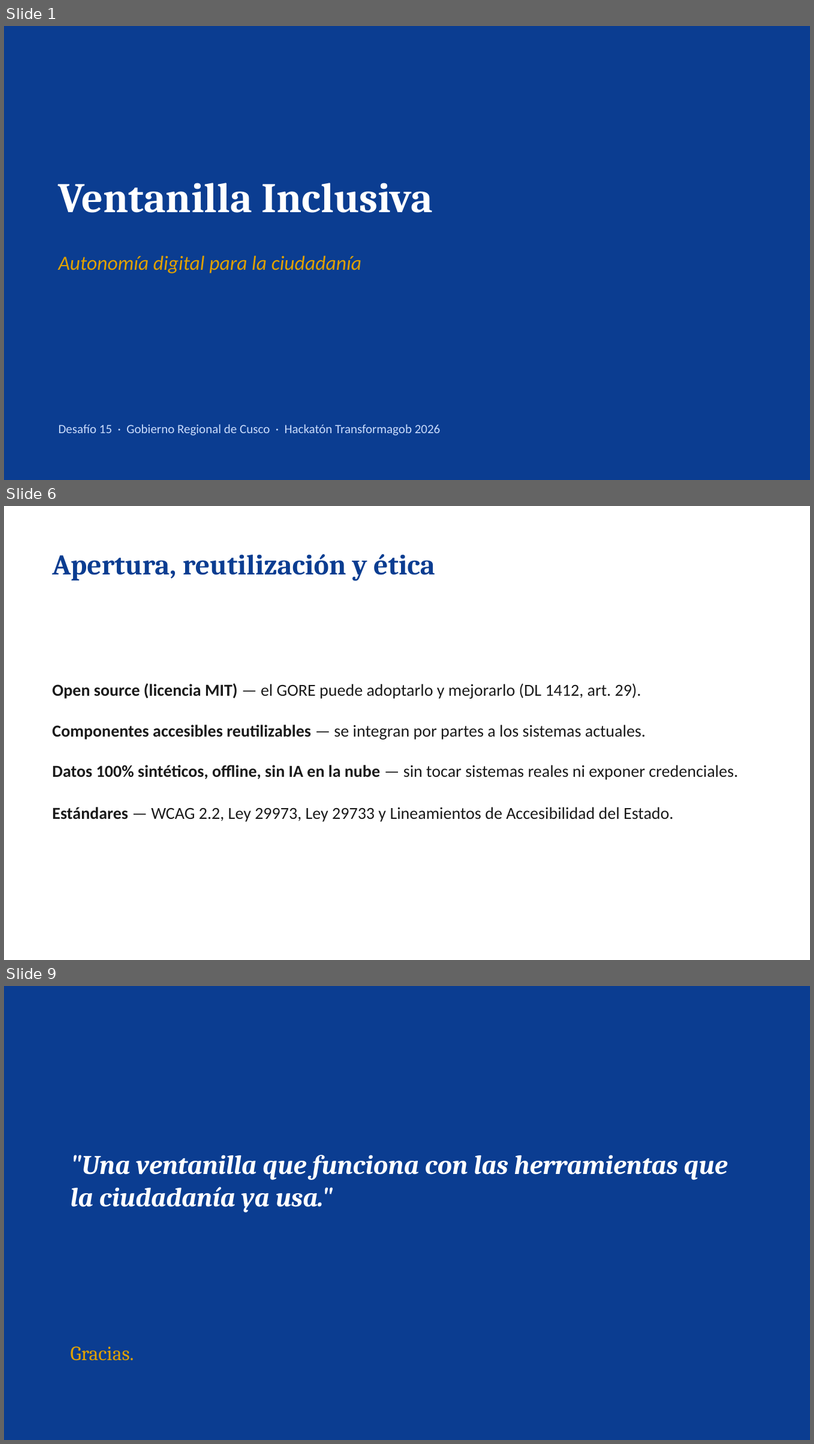
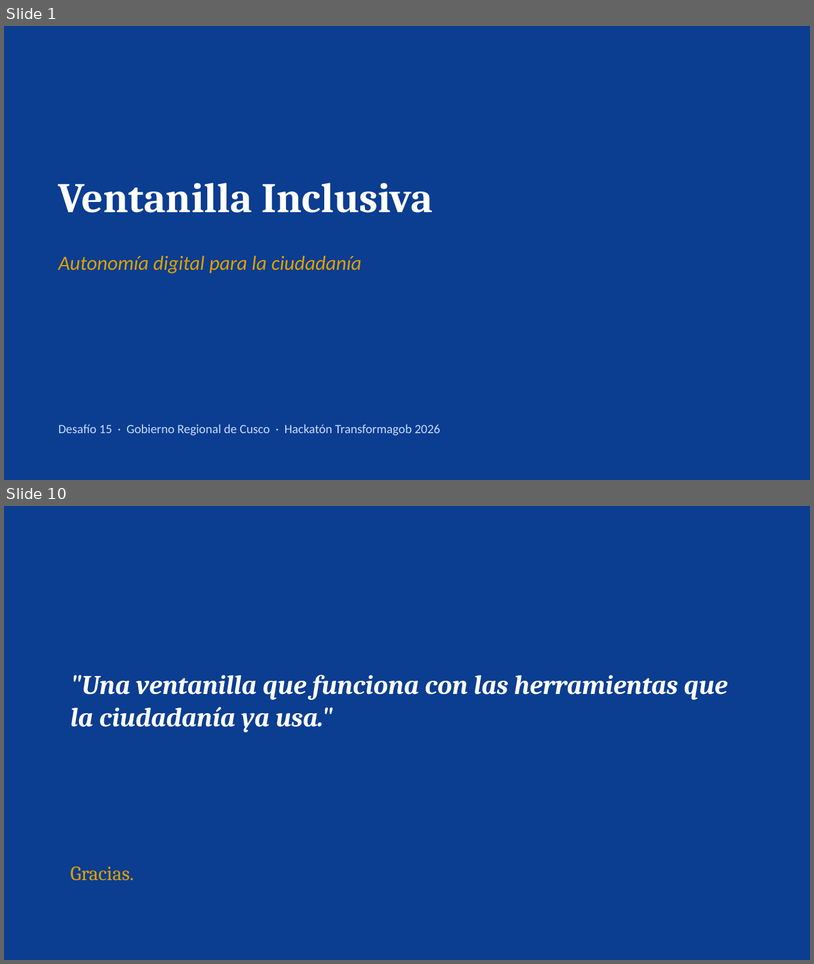
Before and after one commit to rodrigocabrera663-bot/ventanilla-inclusiva, a slide deck: Ventanilla-Inclusiva.pptx. Shown one above the other, each under a label of ours: slides 1, 6 and 9 before the commit, slides 1 and 10 after it; the slides between them are not shown. The pictures are 814x1444 and 814x964 pixels, drawn with LibreOffice and Linux fonts; fonts in the diff are those of the drawing. Boxes give left, top, right and bottom in pixels: in the first picture for what was removed or moved away, otherwise in the second. Text is boxed around its words. In the diff, an @@ line names an element or a change of style, - is before the commit and + after.

```diff
--- a/Ventanilla-Inclusiva.pptx
+++ b/Ventanilla-Inclusiva.pptx
@@ slide 6 removed at [4,506,810,960], background #FFFFFF @@
@@ text removed at [52,554,435,581] @@
-Apertura, reutilización y ética
@@ text removed at [52,683,738,822] @@
-Open source (licencia MIT) — el GORE puede adoptarlo y mejorarlo (DL 1412, art. 29).
-Componentes accesibles reutilizables — se integran por partes a los sistemas actuales.
-Datos 100% sintéticos, offline, sin IA en la nube — sin tocar sistemas reales ni exponer credenciales.
-Estándares — WCAG 2.2, Ley 29973, Ley 29733 y Lineamientos de Accesibilidad del Estado.
@@ what was slide 9 is now slide 10 @@
```
Also in this commit, not shown: 5 slides changed, 3 slides added, 1 other slide removed, 5 other files.
